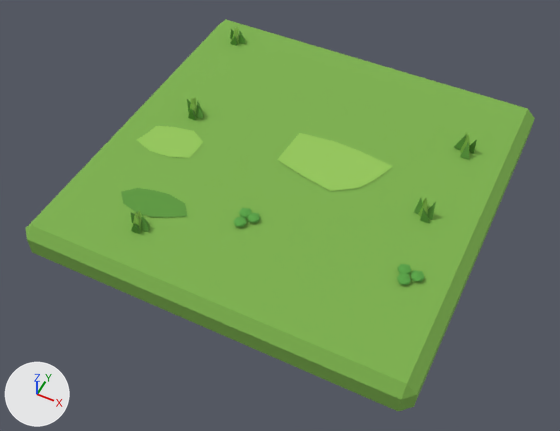
An edit to the FBX model client/CityBuilder/Assets/_Project/Art/Resources/Models/common/tile_grass_d.fbx, drawn before and after from the same camera.
Both versions are drawn from a 50 mm lens placed at (0.601, -1.3, 1.398), pointed at (0.004, -0.106, -0.095). The lights are fixed; the arrows at lower left show +X, +Y and +Z. The first picture is the older version. Where no turn or scale is listed for an object, it has been applied to the vertices.

In view in the first picture: 'tile_grass_d'.
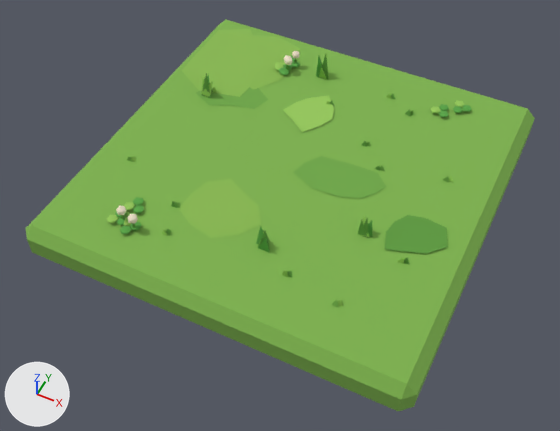
Changed parts and their boxes [x1, y1, x2, y2] in the pictures (560 x 431 px; the box of a moved part takes in the faces that stretch with it):
'Details', added: after [107, 51, 472, 308]
part 1 of me_tile_grass_d, deleted: before [121, 26, 477, 285]
part 2 of me_tile_grass_d, moved or reshaped: before [137, 126, 203, 158]; after [178, 179, 261, 238]
part 3 of me_tile_grass_d, moved or reshaped: before [238, 31, 393, 191]; after [182, 29, 448, 254]

What the commit changed:
me_tile_grass_d is used by ob_tile_grass_d; location (0.0, 0.0, 0.0).
Verts and faces of me_tile_grass_d; kept vertices keep their numbers, new ones are numbered from 226.
Before the commit, vertices of me_tile_grass_d: 24 (-0.355, -0.025, 0.002) at pixel (173, 126), 25 (-0.399, -0.043, 0.002) at pixel (156, 125), 26 (-0.404, -0.075, 0.002) at pixel (148, 132), 27 (-0.416, -0.114, 0.002) at pixel (136, 139), 28 (-0.361, -0.133, 0.002) at pixel (149, 150).
Before the commit, vertices of me_tile_grass_d: 29 (-0.303, -0.129, 0.002) at pixel (169, 156), 30 (-0.257, -0.11, 0.002) at pixel (189, 157), 31 (-0.253, -0.076, 0.002) at pixel (197, 150), 32 (-0.254, -0.041, 0.002) at pixel (203, 142), 33 (-0.298, -0.016, 0.002) at pixel (193, 131).
me_tile_grass_d had 226 vertices, 249 faces and spanned x -0.5..0.5, y -0.5..0.5, z -0.1..0.066.
me_tile_grass_d now has 92 vertices, 33 faces and spans x -0.5..0.5, y -0.5..0.5, z -0.1..0.004.
me_tile_grass_d part 1: 31 loose pieces with 178 vertices, spanning x -0.415..0.418, y -0.386..0.417, z -0.003..0.066, are deleted.
Part 2, on me_tile_grass_d:
Vertices deleted: 31 (with the faces that use them).
Vertex 24 moves to (-0.123, -0.128, 0.001), pixel (231, 178).
Vertex 25 moves to (-0.172, -0.163, 0.001), pixel (206, 181).
Vertex 26 moves to (-0.186, -0.215, 0.001), pixel (191, 193).
Vertex 27 moves to (-0.188, -0.273, 0.001), pixel (178, 208).
Vertex 28 moves to (-0.135, -0.305, 0.001), pixel (190, 224).
Vertex 29 moves to (-0.071, -0.318, 0.001), pixel (211, 237).
Vertex 30 moves to (-0.018, -0.282, 0.001), pixel (238, 234).
Vertex 32 moves to (-0.02, -0.176, 0.001), pixel (258, 205).
Vertex 33 moves to (-0.069, -0.156, 0.001), pixel (244, 193).
New vertex 226 is at (0.015, -0.228, 0.001), pixel (261, 224).
New faces: (24, 25, 26, 27, 28, 29, 30, 226, 32, 33).
Part 3, on me_tile_grass_d:
12 vertices are removed from x -0.383..0.226, y -0.055..0.408, z -0.002..0.041.
5 faces are deleted.
2 vertices move from x -0.357..0.051, y 0.114..0.385, z 0.002..0.005 to x -0.188..-0.123, y 0.165..0.283, z 0.002..0.003.
56 vertices are added at x -0.465..0.436, y -0.171..0.465, z 0.001..0.004.
6 new faces join them.
Mesh me_details is new.
It has 572 vertices, 804 faces and spans x -0.397..0.382, y -0.405..0.413, z -0.003..0.083.
It uses material mat_m_palette_era1 (picture img_palette_era1_png).
Object 'Details' (ob_details) is new; it shows me_details.
Its location is (0.0, 0.0, 0.0).
